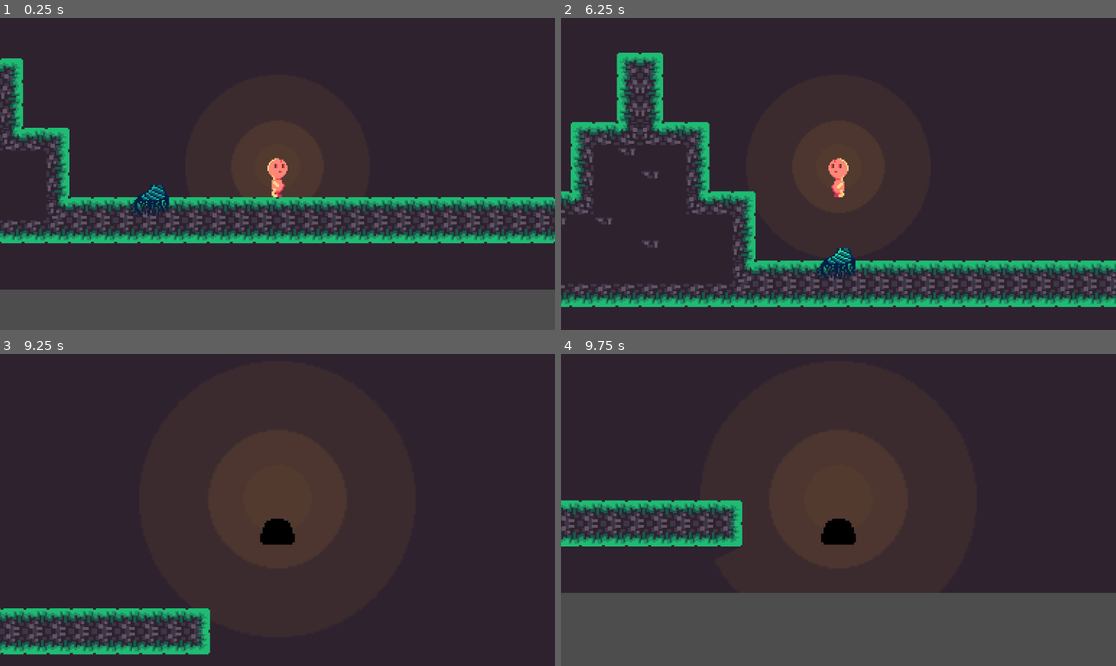
Above: before the commit, frames 1-4 (two rows, left to right).
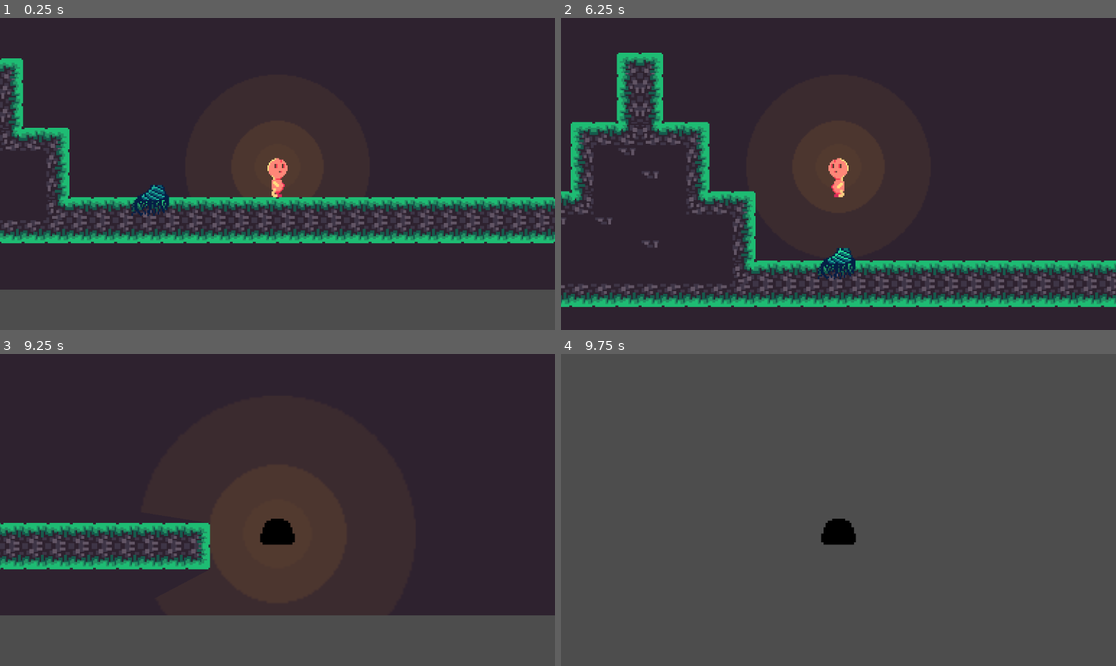
Above: after the commit, the same moments.

Repository: LucasKantola/Pirots-2-game-jam
Game: Godot game, scene res://Assets/Scenes/Main.tscn
The game is run twice, just before and just after one commit, with the same random seed, the same clock (stepped at 60 frames per second) and the same inputs.
Inputs:
- Up to frame 1 (0.25 s): no input
- Up to frame 2 (6.25 s): hold Space (shoot) 0.53-1.28 s; hold D (right) 0.53-2.03 s; tap W (up) at 0.77, 1.52, 3.02, 3.77, 4.52, 6.02 s; tap Space (shoot) every 1.5 s from 1.35 to 5.85 s; hold A (left) 2.03-2.78 s; hold Space (shoot) 2.03-2.78 s; hold D (right) 2.78-4.28 s; hold Space (shoot) 3.53-4.28 s; tap 5 (debug_fire) at 4.15 s; hold A (left) 4.28-5.03 s; tap 4 (debug_fish) at 4.9 s; tap Enter at 5 s; hold D (right) 5.03-5.78 s; hold Space (shoot) 5.03-5.78 s; tap 1 (debug_none) at 5.65 s; tap R (reset) at 5.75 s; hold A (left) from 5.78 s (still down)
- Up to frame 3 (9.25 s): tap 2 (debug_slime) at 6.4 s; hold Space (shoot) 6.53-7.28 s; tap W (up) at 6.77, 7.52, 9.02 s; tap 3 (debug_swollen) at 7.15 s; release A (left) at 7.28 s; hold D (right) from 7.28 s (still down); tap Space (shoot) at 7.35, 8.85 s; hold Space (shoot) 8.03-8.78 s
- Up to frame 4 (9.75 s): release D (right) at 9.53 s; hold A (left) from 9.53 s (still down); hold Space (shoot) from 9.53 s (still down)

Frames 1-2 are identical in both runs. In frame 3, 19% of the frame differs, in the area x 0-100%, y 54-100%; in frame 4, 75%, in the area x 0-100%, y 0-77%.

Commit message:
killTween function and light that follows

Diff:
--- a/Assets/Scenes/Player.tscn
+++ b/Assets/Scenes/Player.tscn
@@ -239,7 +239,7 @@
 animation = &"Idle"
 autoplay = "Idle"
 
-[node name="PointLight2D" type="PointLight2D" parent="."]
+[node name="Light" type="PointLight2D" parent="."]
 position = Vector2(0, -5)
 color = Color(0.796078, 0.717647, 0, 1)
 shadow_enabled = true
--- a/Assets/Scripts/Player.gd
+++ b/Assets/Scripts/Player.gd
@@ -154,11 +154,15 @@
                 sprite.play_backwards("Transform-slime")
                 hitbox.shape.size = Vector2(16, 29)
                 hitbox.position = Vector2(0, 1.15)
+                tween = create_tween()
+                tween.tween_property($Light, "position", Vector2(0, -5), 0.8)
+                killTween(tween)
             PlayerEffect.FISH:
                 sprite.play_backwards("Transform-fish")
             PlayerEffect.SWOLLEN:
                 tween = create_tween()
                 tween.tween_property(self, "scale", Vector2(1.0, 1.0), 0.8)
+                killTween(tween)
                 sprite.material = null
             PlayerEffect.FIRE:
                 pass
@@ -168,7 +172,10 @@
             stopInput = true
             print("transformTo slime")
             sprite.play("Transform-slime")
+            tween = create_tween()
+            tween.tween_property($Light, "position", Vector2(0, 11), 0.8)
             await sprite.animation_finished
+            killTween(tween)
             hitbox.shape.size = Vector2(16, 13)
             hitbox.position = Vector2(0, 9.5)
             stopInput = false
@@ -183,6 +190,7 @@
             print("transformTo swollen")
             tween = create_tween()
             tween.tween_property(self, "scale", Vector2(1.5, 1.5), 0.8)
+            killTween(tween)
             var shader = load(swollenShaderPath)
             if not shader:
                 print("WARNING: Could not find swollen shader")
@@ -195,16 +203,19 @@
             stopInput = true
             print("transformTo fire")
             stopInput = false
+    killTween(tween)
+    currentEffect = effect
+
+func kill() -> void:
+    var image = get_parent().get_node("CanvasLayer").get_node("GameOver")
+    image.visible = true
+
+    queue_free()
+
+func killTween(tween: Tween) -> void:
     if tween:
         await tween.finished
         tween.kill()
-    currentEffect = effect
-
-func kill() -> void:
-    var image = get_parent().get_node("CanvasLayer").get_node("GameOver")
-    image.visible = true
-
-    queue_free()
 
 func faceWall(direction: float):
     if not flippedTowardsWall:
--- a/Assets/Scripts/plant.gd
+++ b/Assets/Scripts/plant.gd
@@ -57,4 +57,4 @@
             var endPos = bottomPos + direction * maxDistance
             endPos.y = -endPos.y
 
-            draw_line(bottomPos, endPos, Color(1, 1, 1), 1)
+            draw_dashed_line(bottomPos, endPos, Color(11, 88, 110, 1), 3)
